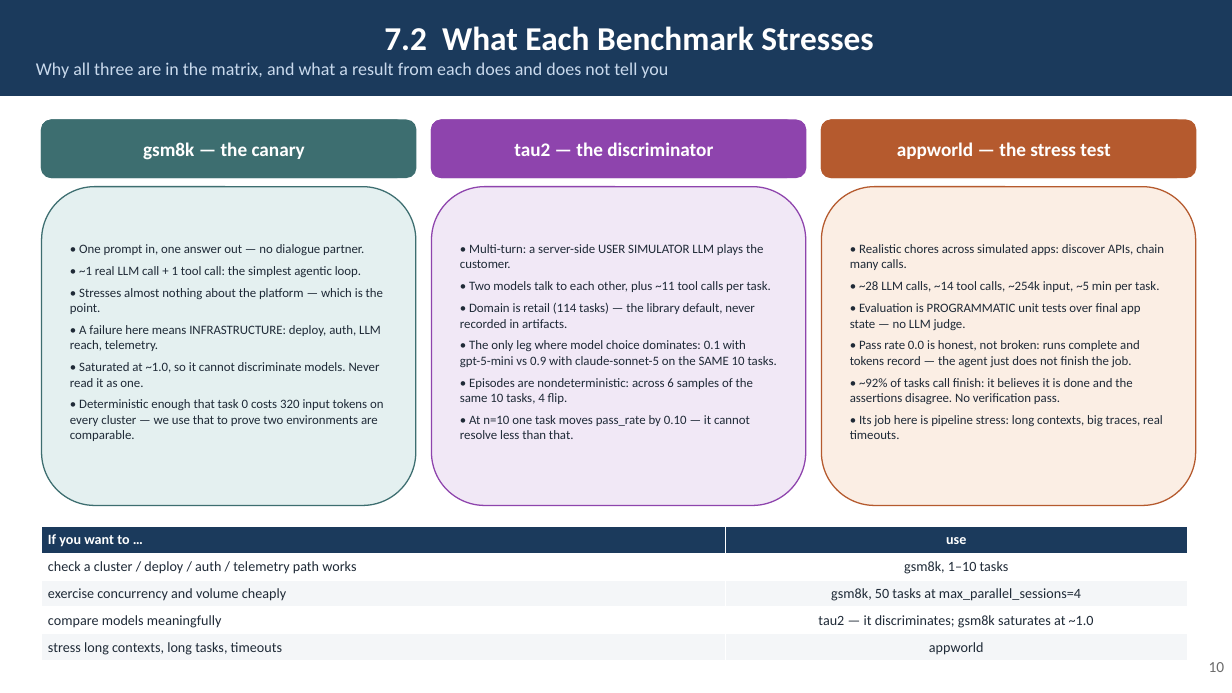
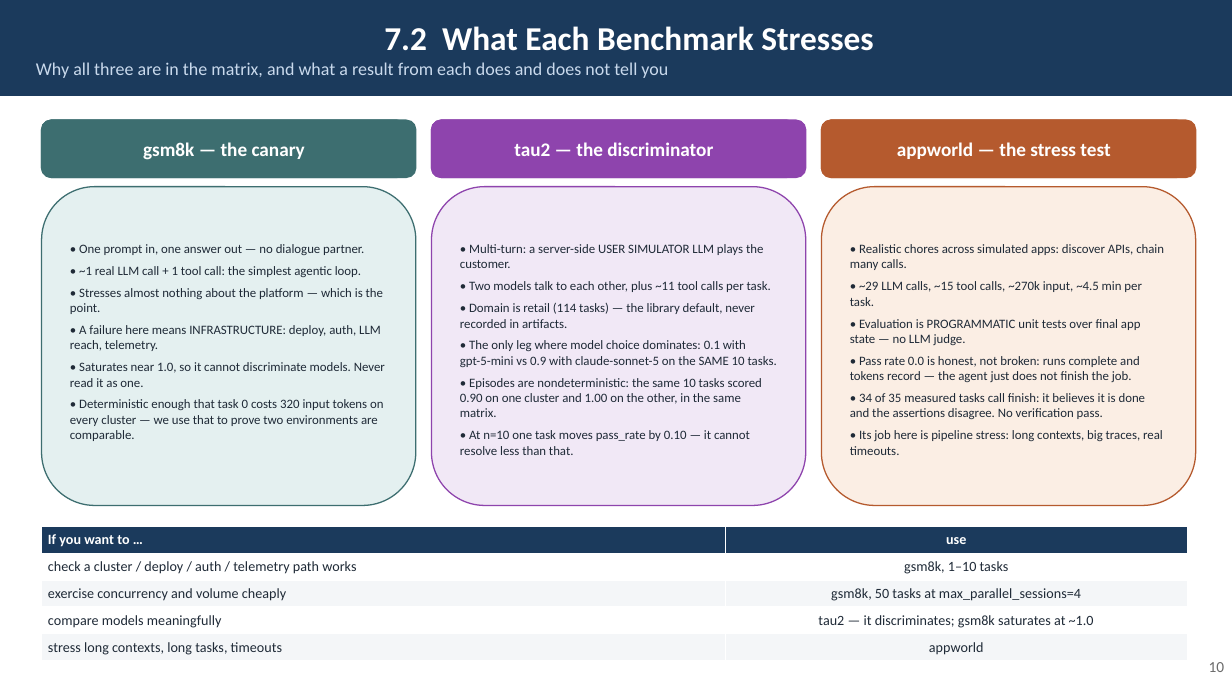
Before and after one commit to rossoctl/autobench, a slide deck: slide 10 of docs/AutoBench.pptx. Drawn at 1232x693 pixels with LibreOffice and Linux fonts; fonts in the diff are those of the drawing. Boxes give left, top, right and bottom in pixels: in the first picture for what was removed or moved away, otherwise in the second. Text is boxed around its words. In the diff, an @@ line names an element or a change of style, - is before the commit and + after.

```diff
--- a/docs/AutoBench.pptx
+++ b/docs/AutoBench.pptx
@@ text in rounded rectangle at (x1=850, y1=281, x2=1142, y2=306): text changed @@
-• ~28 LLM calls, ~14 tool calls, ~254k input, ~5 min per task.
+• ~29 LLM calls, ~15 tool calls, ~270k input, ~4.5 min per task.
@@ text in rounded rectangle at (x1=70, y1=362, x2=385, y2=387): text changed @@
-• Saturated at ~1.0, so it cannot discriminate models. Never read it as one.
+• Saturates near 1.0, so it cannot discriminate models. Never read it as one.
@@ text in rounded rectangle at (x1=460, y1=378, x2=762, y2=417): text changed @@
-• Episodes are nondeterministic: across 6 samples of the same 10 tasks, 4 flip.
+• Episodes are nondeterministic: the same 10 tasks scored 0.90 on one cluster and 1.00 on the other, in the same matrix.
@@ text in rounded rectangle at (x1=850, y1=393, x2=1146, y2=419): text changed @@
-• ~92% of tasks call finish: it believes it is done and the assertions disagree. No verification pass.
+• 34 of 35 measured tasks call finish: it believes it is done and the assertions disagree. No verification pass.
```
Also in this commit, not shown: 7 other slides changed, 1 slide added, 1 slide removed, 1 other file.
